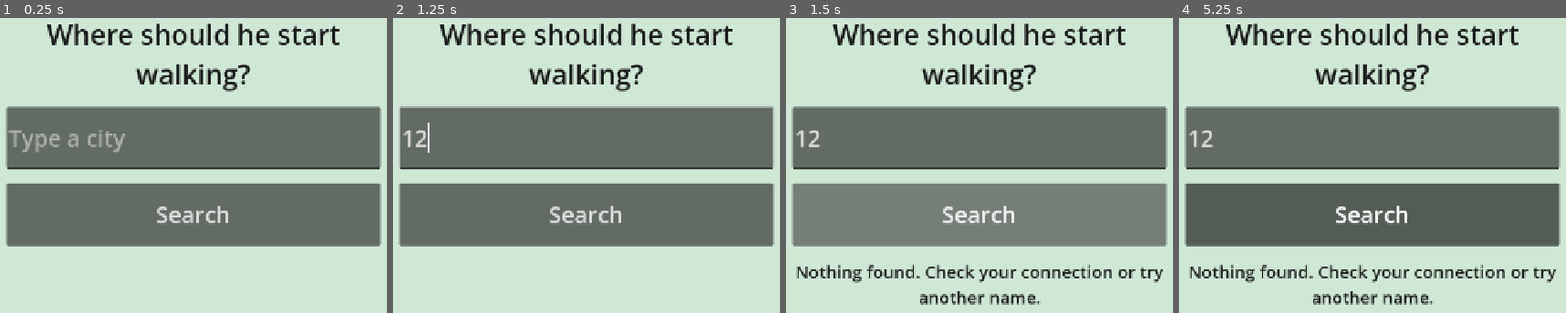
Above: before the commit, frames 1-4 (left to right).
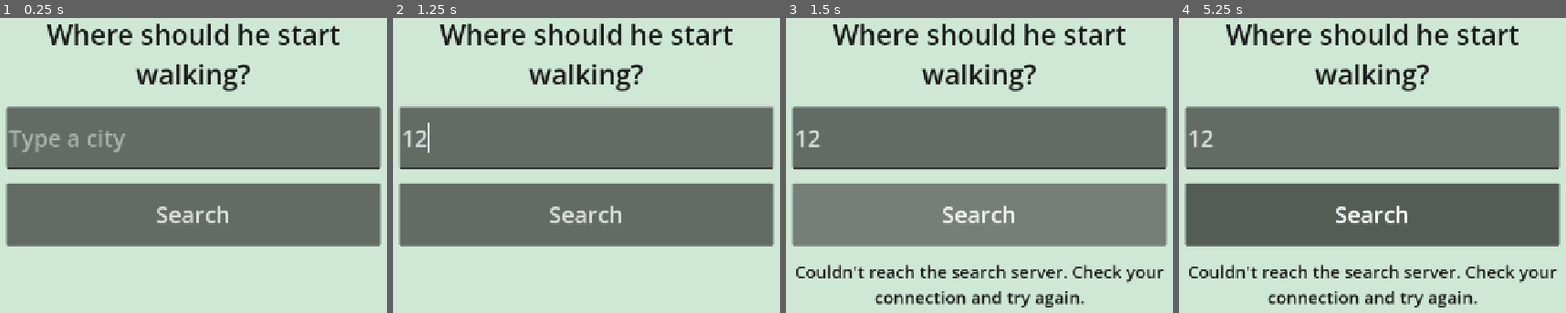
Above: after the commit, the same moments.

Repository: frostblooded/OSMWalker
Game: Godot game, scene res://scenes/main.tscn
The game is run twice, just before and just after one commit, with the same random seed, the same clock (stepped at 60 frames per second) and the same inputs.
Inputs (mouse positions are in pixels of both pictures, inside the frame that each line leads up to):
- Up to frame 1 (0.25 s): no input
- Up to frame 2 (1.25 s): click (586, 138) at 0.52 s; type "12" at 0.6 s
- Up to frame 3 (1.5 s): click "Search" at 1.25 s
- Up to frame 4 (5.25 s): click "Search" at 2 s; click "Search" at 2.75 s; tap Enter at 3.5, 5 s; move the mouse to (outside the picture) at 3.52 s; hold Shift 3.53-4.25 s; click (outside the picture) at 3.67 s; tap Space at 4.25 s; drag from (outside the picture) to (outside the picture) at 4.27 s; move the mouse to (1415, 200) at 5.02 s; tap Ctrl at 5.1 s; click (1415, 200) at 5.17 s

Frames 1-2 are identical in both runs. In frame 3, 3.8% of the frame differs, in the area x 2-98%, y 83-99%; in frame 4, 3.8%.

Commit message:
Search cities as you type, with caching and a clear failure message (#27)
* Search cities as you type with Photon, cache answers, and tell failures from no matches

Typing pauses trigger a search, answers are cached per query, Nominatim
steps in when Photon fails, and a failed search no longer reads as
"Nothing found".

Co-Authored-By: Claude Opus 5.5 <noreply@anthropic.com>
Claude-Session: https://claude.ai/code/session_01EtTx44UhePoQbGaToNvvkz

* Suggest only towns and cities in the city search

Co-Authored-By: Claude Opus 5.5 <noreply@anthropic.com>
Claude-Session: https://claude.ai/code/session_01EtTx44UhePoQbGaToNvvkz

---------

Co-authored-by: Claude <noreply@anthropic.com>

Diff:
--- a/scripts/hud.gd
+++ b/scripts/hud.gd
@@ -48,6 +48,10 @@
 var _search_box: LineEdit
 var _search_button: Button
 var _results: VBoxContainer
+var _typing_timer: Timer
+## Seconds of no typing before the picker searches by itself.
+var autocomplete_delay := 0.4
+const AUTOCOMPLETE_MIN_CHARS := 3
 var _picker_status: Label
 var _confirm: Control
 var _confirm_box: LineEdit
@@ -591,11 +595,17 @@
 	_search_box.custom_minimum_size = Vector2(0, 110)
 	_search_box.add_theme_font_size_override("font_size", 40)
 	_search_box.text_submitted.connect(func(_t): _on_search())
+	_search_box.text_changed.connect(_on_typed)
 	col.add_child(_search_box)
 
 	_search_button = _button("Search")
 	_search_button.pressed.connect(_on_search)
 	col.add_child(_search_button)
+
+	_typing_timer = Timer.new()
+	_typing_timer.one_shot = true
+	_typing_timer.timeout.connect(func(): _search(false))
+	add_child(_typing_timer)
 
 	_picker_status = _label("", 30, HORIZONTAL_ALIGNMENT_CENTER)
 	col.add_child(_picker_status)
@@ -711,21 +721,40 @@
 
 
 func _on_search() -> void:
+	_search(true)
+
+
+func _on_typed(text: String) -> void:
+	if text.strip_edges().length() >= AUTOCOMPLETE_MIN_CHARS:
+		_typing_timer.start(autocomplete_delay)
+	else:
+		_typing_timer.stop()
+
+
+## Searches for the typed text; `submitted` (Search or Enter) also hides the keyboard.
+func _search(submitted: bool) -> void:
+	_typing_timer.stop()
 	var text := _search_box.text.strip_edges()
 	if text == "":
 		return
-	_search_box.release_focus()  # hides the on-screen keyboard
-	_search_button.disabled = true
+	if submitted:
+		_search_box.release_focus()  # hides the on-screen keyboard
 	_picker_status.text = "Searching…"
+	search_requested.emit(text)
+
+
+## Shows the places found for `for_text`, dropping answers to text the player
+## has since changed. Null `places` means the search servers failed.
+func show_results(places: Variant, for_text := "") -> void:
+	if for_text != "" and for_text != _search_box.text.strip_edges():
+		return
+	if places == null:
+		_picker_status.text = "Couldn't reach the search server. Check your connection and try again."
+	else:
+		_picker_status.text = "Tap a place" if places else "Nothing found. Try another name."
 	for c in _results.get_children():
 		c.queue_free()
-	search_requested.emit(text)
-
-
-func show_results(places: Array) -> void:
-	_search_button.disabled = false
-	_picker_status.text = "Tap a place" if places else "Nothing found. Check your connection or try another name."
-	for p in places:
+	for p in places if places != null else []:
 		var b := _button(p["name"])
 		b.autowrap_mode = TextServer.AUTOWRAP_WORD_SMART
 		b.add_theme_font_size_override("font_size", 32)
@@ -846,7 +875,7 @@
 ## Controls the e2e test taps, by name.
 func debug_controls() -> Dictionary:
 	return {
-		"search_box": _search_box, "search_button": _search_button, "result0": _first_live(_results),
+		"search_box": _search_box, "search_button": _search_button, "picker_status": _picker_status, "result0": _first_live(_results),
 		"new_city": _reset_button, "zoom_in": _zoom_in, "goal": place_label, "back_to_him": _back_button,
 		"history": _history_button, "history_panel": _history, "history_close": _history_close,
 		"history_row0": _first_live(_history_rows),
--- a/scripts/main.gd
+++ b/scripts/main.gd
@@ -150,7 +150,7 @@
 
 
 func _on_search(text: String) -> void:
-	hud.show_results(await api.search_places(text))
+	hud.show_results(await api.search_places(text), text)
 
 
 func _start_city(city_name: String, lat: float, lon: float, bbox: Array) -> void:
--- a/scripts/osm_api.gd
+++ b/scripts/osm_api.gd
@@ -1,4 +1,5 @@
-## Network access to OSM services: Overpass for streets, Nominatim for city search.
+## Network access to OSM services: Overpass for streets, Photon (Nominatim as
+## backup) for city search.
 extends Node
 
 const OfmStreets := preload("res://scripts/ofm_streets.gd")
@@ -13,6 +14,11 @@
 ## Free vector tiles, no key needed. The TileJSON names the current tile set.
 const OFM_TILEJSON := "https://tiles.openfreemap.org/planet"
 const TILE_TIMEOUT_S := 20.0
+## Built for search-as-you-type and forgiving about typos and accents; the
+## Nominatim policy forbids autocomplete, so it only steps in when Photon fails.
+const PHOTON_URL := "https://photon.komoot.io/api/"
+## Only settlements: cities, towns and villages, suburbs, hamlets.
+const PHOTON_PLACES := "&layer=city&layer=district&layer=locality"
 const NOMINATIM_URL := "https://nominatim.openstreetmap.org/search"
 const USER_AGENT := "OSMWalker/0.1 (https://github.com/frostblooded/OSMWalker)"
 const WALKABLE := "primary|secondary|tertiary|unclassified|residential|living_street|pedestrian|footway|path|service|track|steps|cycleway"
@@ -45,6 +51,7 @@
 ## Get streets from OpenFreeMap tiles first, with Overpass as the backup.
 var use_tiles := true
 var _tile_url := ""  # from the TileJSON
+var _search_cache := {}  # lowercased query -> places
 
 
 static func host_of(url: String) -> String:
@@ -181,16 +188,52 @@
 	server_stats[host] = st
 
 
-## Up to 6 places matching `text`, each {name, lat, lon, bbox}, bbox being
-## [south, west, north, east] or empty. Empty on failure.
-func search_places(text: String) -> Array:
-	var data: Variant = await _get_json("%s?format=jsonv2&limit=6&q=%s" % [NOMINATIM_URL, text.uri_encode()])
+## Up to 6 towns or cities matching `text`, each {name, lat, lon, bbox}, bbox being
+## [south, west, north, east] or empty. Null when every search server fails.
+## Answers are kept for the session, so retyping costs no request.
+func search_places(text: String) -> Variant:
+	var key := text.strip_edges().to_lower()
+	if _search_cache.has(key):
+		return _search_cache[key]
+	var q := text.strip_edges().uri_encode()
+	var places: Variant = photon_places(await _get_json("%s?limit=6%s&q=%s" % [PHOTON_URL, PHOTON_PLACES, q]))
+	if places == null:
+		places = nominatim_places(await _get_json("%s?format=jsonv2&limit=6&featureType=city&q=%s" % [NOMINATIM_URL, q]))
+	if places != null:
+		_search_cache[key] = places
+	return places
+
+
+## Places from a Photon GeoJSON answer, or null if it isn't one.
+static func photon_places(data: Variant) -> Variant:
+	if not data is Dictionary or not data.get("features") is Array:
+		return null
 	var out := []
-	if data is Array:
-		for r in data:
-			var b: Array = r.get("boundingbox", [])
-			var bbox := [float(b[0]), float(b[2]), float(b[1]), float(b[3])] if b.size() == 4 else []
-			out.append({"name": r.get("display_name", ""), "lat": float(r["lat"]), "lon": float(r["lon"]), "bbox": bbox})
+	for f in data["features"]:
+		var p: Dictionary = f.get("properties", {})
+		var c: Array = f.get("geometry", {}).get("coordinates", [])
+		if c.size() < 2:
+			continue
+		var parts := []
+		for k in ["name", "city", "state", "country"]:
+			var v: String = str(p.get(k, ""))
+			if v != "" and not v in parts:
+				parts.append(v)
+		var e: Array = p.get("extent", [])  # [west, north, east, south]
+		var bbox := [float(e[3]), float(e[0]), float(e[1]), float(e[2])] if e.size() == 4 else []
+		out.append({"name": ", ".join(parts), "lat": float(c[1]), "lon": float(c[0]), "bbox": bbox})
+	return out
+
+
+## Places from a Nominatim jsonv2 answer, or null if it isn't one.
+static func nominatim_places(data: Variant) -> Variant:
+	if not data is Array:
+		return null
+	var out := []
+	for r in data:
+		var b: Array = r.get("boundingbox", [])  # [south, north, west, east]
+		var bbox := [float(b[0]), float(b[2]), float(b[1]), float(b[3])] if b.size() == 4 else []
+		out.append({"name": r.get("display_name", ""), "lat": float(r["lat"]), "lon": float(r["lon"]), "bbox": bbox})
 	return out
 
 
--- a/tests/integration/test_main_game.gd
+++ b/tests/integration/test_main_game.gd
@@ -58,12 +58,26 @@
 	assert_eq(m.debug_state()["screen"], "picker")
 
 
-func test_search_shows_results() -> void:
-	var m := _new_main()
-	m.hud.search_requested.emit("Testville")
+func test_typing_shows_suggestions_without_pressing_search() -> void:
+	var m := _new_main()
+	var box: LineEdit = m.hud.debug_controls()["search_box"]
+	for t in ["Tes", "Test", "Testville"]:
+		box.text = t
+		box.text_changed.emit(t)
 	await wait_until(func(): return m.hud.debug_controls()["result0"] != null, 2.0)
 	assert_eq(api.searches, ["Testville"])
 	assert_not_null(m.hud.debug_controls()["result0"])
+
+
+func test_search_server_failure_says_so() -> void:
+	api.online = false
+	var m := _new_main()
+	var box: LineEdit = m.hud.debug_controls()["search_box"]
+	box.text = "Testville"
+	(m.hud.debug_controls()["search_button"] as Button).pressed.emit()
+	await wait_until(func(): return api.searches.size() == 1, 2.0)
+	await wait_frames(2)
+	assert_string_contains(m.hud.debug_controls()["picker_status"].text, "Couldn't reach")
 
 
 func test_choosing_a_city_starts_the_walk_and_saves() -> void:
--- a/tests/support/fake_osm_api.gd
+++ b/tests/support/fake_osm_api.gd
@@ -33,11 +33,11 @@
 	return Fixture.data() if online and tiles_online else null
 
 
-func search_places(text: String) -> Array:
+func search_places(text: String) -> Variant:
 	searches.append(text)
 	await get_tree().process_frame
 	if not online:
-		return []
+		return null
 	return [{"name": "Testville, Nowhere", "lat": 42.0, "lon": 23.0}]
 
 
--- /dev/null
+++ b/tests/unit/test_city_search.gd
@@ -0,0 +1,71 @@
+## The city picker searches while the player types, like an autocomplete.
+extends GutTest
+
+const Hud := preload("res://scripts/hud.gd")
+
+var hud: Hud
+var asked: Array
+
+
+func before_each() -> void:
+	hud = add_child_autofree(Hud.new())
+	hud.autocomplete_delay = 0.05
+	asked = []
+	hud.search_requested.connect(func(t): asked.append(t))
+
+
+func _type(text: String) -> void:
+	var box: LineEdit = hud.debug_controls()["search_box"]
+	box.text = text
+	box.text_changed.emit(text)
+
+
+func _status() -> String:
+	return hud.debug_controls()["picker_status"].text
+
+
+func test_typing_searches_once_the_player_pauses() -> void:
+	_type("Com")
+	_type("Comp")
+	_type("Compi")
+	assert_eq(asked, [])
+	await wait_seconds(0.2)
+	assert_eq(asked, ["Compi"])
+
+
+func test_too_short_text_does_not_search() -> void:
+	_type("Co")
+	await wait_seconds(0.2)
+	assert_eq(asked, [])
+
+
+func test_search_button_searches_at_once() -> void:
+	_type("Compiegne")
+	(hud.debug_controls()["search_button"] as Button).pressed.emit()
+	assert_eq(asked, ["Compiegne"])
+	await wait_seconds(0.2)
+	assert_eq(asked, ["Compiegne"], "the pending autocomplete was dropped")
+
+
+func test_results_for_older_text_are_ignored() -> void:
+	_type("Compiegne")
+	hud.show_results([{"name": "Comp, Somewhere", "lat": 1.0, "lon": 2.0}], "Comp")
+	assert_null(hud.debug_controls()["result0"])
+	hud.show_results([{"name": "Compiègne, France", "lat": 49.4, "lon": 2.8}], "Compiegne")
+	assert_eq((hud.debug_controls()["result0"] as Button).text, "Compiègne, France")
+
+
+func test_new_results_replace_old_ones() -> void:
+	_type("Compi")
+	hud.show_results([{"name": "A", "lat": 1.0, "lon": 2.0}, {"name": "B", "lat": 1.0, "lon": 2.0}], "Compi")
+	_type("Compie")
+	hud.show_results([{"name": "C", "lat": 1.0, "lon": 2.0}], "Compie")
+	assert_eq((hud.debug_controls()["result0"] as Button).text, "C")
+
+
+func test_server_failure_is_not_nothing_found() -> void:
+	_type("Compiegne")
+	hud.show_results(null, "Compiegne")
+	assert_string_contains(_status(), "Couldn't reach")
+	hud.show_results([], "Compiegne")
+	assert_string_contains(_status(), "Nothing found")
--- a/tests/unit/test_osm_api.gd
+++ b/tests/unit/test_osm_api.gd
@@ -148,20 +148,85 @@
 	assert_eq(api.server_stats[OsmApi.host_of(OsmApi.OFM_TILEJSON)]["fail"], 1)
 
 
-## Answers a city search like Nominatim does.
+## Answers a city search like Photon or Nominatim do, or fails like a down server.
 class SearchApi:
 	extends "res://scripts/osm_api.gd"
-
-	func _get_json(_url: String, _timeout := 60.0) -> Variant:
+	var photon_up := true
+	var nominatim_up := true
+	var asked: Array = []
+
+	func _get_json(url: String, _timeout := 60.0) -> Variant:
+		asked.append(url)
+		if url.begins_with(PHOTON_URL):
+			return {"features": [{
+				"geometry": {"type": "Point", "coordinates": [2.8261, 49.4179]},
+				"properties": {"name": "Compiègne", "state": "Hauts-de-France", "country": "France",
+					"osm_key": "place", "osm_value": "town", "extent": [2.7672, 49.4498, 2.8981, 49.3793]},
+			}, {
+				"geometry": {"type": "Point", "coordinates": [2.0, 1.0]},
+				"properties": {"name": "Nowhere"},
+			}]} if photon_up else null
 		return [
 			{"display_name": "Sofia, Bulgaria", "lat": "42.69", "lon": "23.32", "boundingbox": ["42.6", "42.8", "23.2", "23.5"]},
 			{"display_name": "Nowhere", "lat": "1.0", "lon": "2.0"},
-		]
-
-
-func test_search_results_carry_the_place_box() -> void:
-	var api: SearchApi = add_child_autofree(SearchApi.new())
-	var places: Array = await api.search_places("Sofia")
+		] if nominatim_up else null
+
+
+func test_search_asks_photon_without_needing_the_accent() -> void:
+	var api: SearchApi = add_child_autofree(SearchApi.new())
+	var places: Variant = await api.search_places("compiegne France")
+	assert_eq(api.asked.size(), 1)
+	assert_true(api.asked[0].begins_with(OsmApi.PHOTON_URL))
+	assert_string_contains(api.asked[0], "q=compiegne%20France")
+	assert_eq(places[0]["name"], "Compiègne, Hauts-de-France, France")
+	assert_almost_eq(places[0]["lat"], 49.4179, 0.0001)
+	assert_almost_eq(places[0]["lon"], 2.8261, 0.0001)
+	# Photon sends [west, north, east, south]; we use [south, west, north, east].
+	assert_eq(places[0]["bbox"], [49.3793, 2.7672, 49.4498, 2.8981])
+	assert_eq(places[1]["name"], "Nowhere")
+	assert_eq(places[1]["bbox"], [])
+
+
+func test_search_falls_back_to_nominatim_when_photon_fails() -> void:
+	var api: SearchApi = add_child_autofree(SearchApi.new())
+	api.photon_up = false
+	var places: Variant = await api.search_places("Sofia")
+	assert_eq(api.asked.size(), 2)
+	assert_true(api.asked[1].begins_with(OsmApi.NOMINATIM_URL))
 	# Nominatim sends [south, north, west, east]; we use [south, west, north, east].
 	assert_eq(places[0]["bbox"], [42.6, 23.2, 42.8, 23.5])
 	assert_eq(places[1]["bbox"], [])
+
+
+func test_search_asks_only_for_towns_and_cities() -> void:
+	var api: SearchApi = add_child_autofree(SearchApi.new())
+	api.photon_up = false
+	await api.search_places("Compiegne")
+	for layer in ["city", "district", "locality"]:
+		assert_string_contains(api.asked[0], "layer=" + layer)
+	assert_false(api.asked[0].contains("layer=street"))
+	assert_string_contains(api.asked[1], "featureType=city")
+
+
+func test_search_is_null_when_every_server_fails() -> void:
+	var api: SearchApi = add_child_autofree(SearchApi.new())
+	api.photon_up = false
+	api.nominatim_up = false
+	assert_null(await api.search_places("Sofia"))
+
+
+func test_search_answers_repeat_queries_from_the_cache() -> void:
+	var api: SearchApi = add_child_autofree(SearchApi.new())
+	var first: Variant = await api.search_places("Compiegne")
+	var again: Variant = await api.search_places("  compiegne ")
+	assert_eq(api.asked.size(), 1)
+	assert_eq(again, first)
+
+
+func test_failed_searches_are_not_cached() -> void:
+	var api: SearchApi = add_child_autofree(SearchApi.new())
+	api.photon_up = false
+	api.nominatim_up = false
+	await api.search_places("Sofia")
+	api.photon_up = true
+	assert_not_null(await api.search_places("Sofia"))
Not shown, added: tests/unit/test_city_search.gd.uid
Not shown, changed: tests/e2e/game.e2e.mjs
